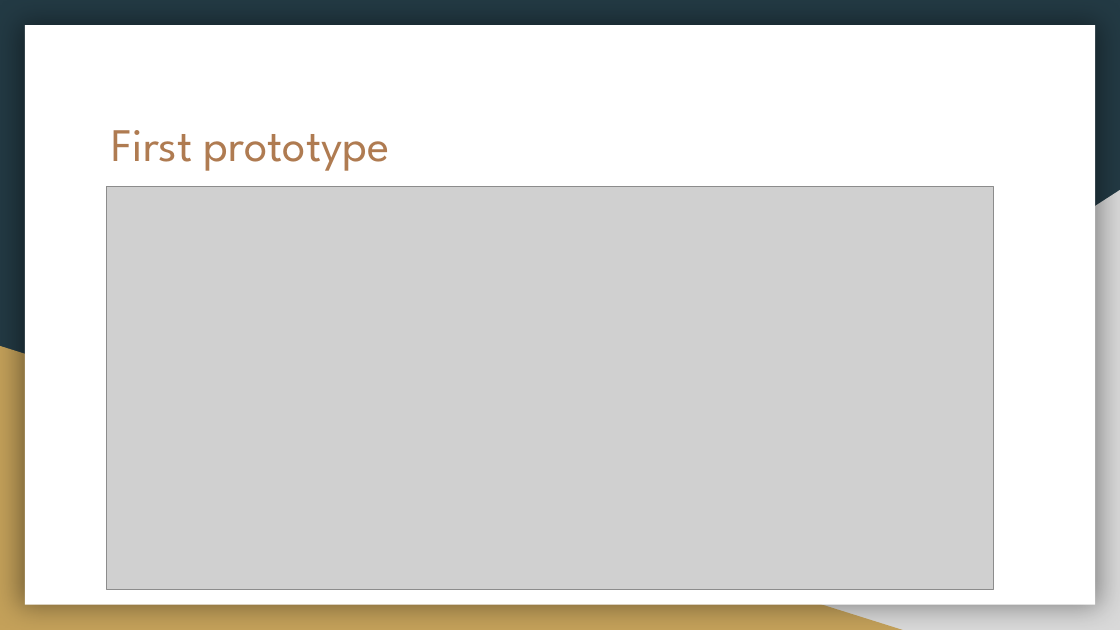
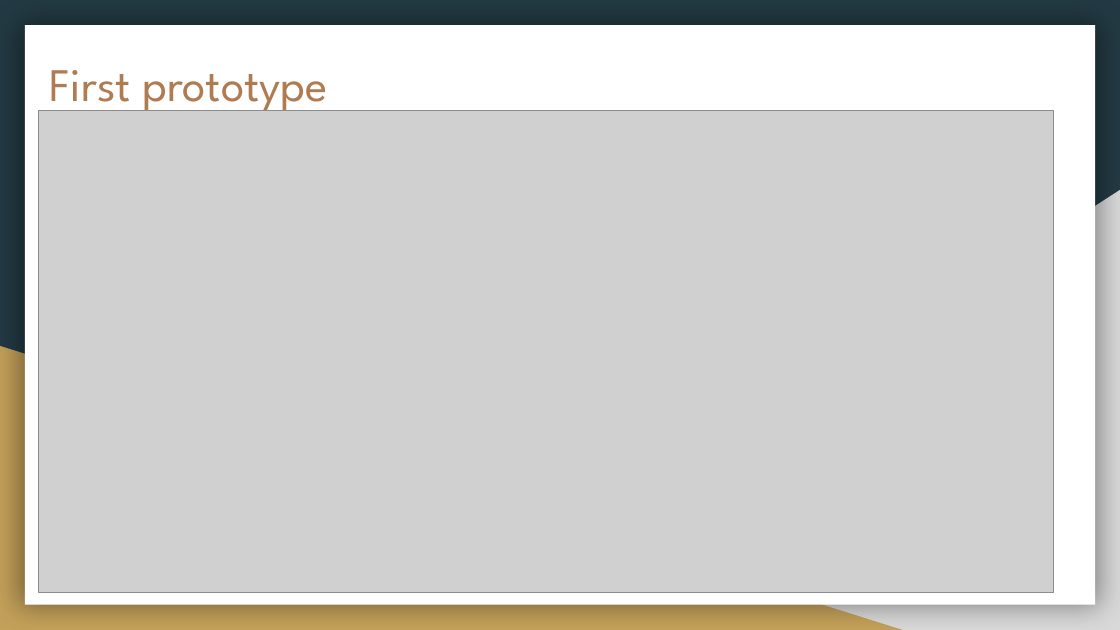
Before and after one commit to dholonakter/Csharp-Traffic-Simulation, a slide deck: slide 7 of First_version_of_the_presentation.pptx. Drawn at 1120x630 pixels with LibreOffice and Linux fonts; fonts in the diff are those of the drawing; grey boxes stand for pictures. Boxes give left, top, right and bottom in pixels: in the first picture for what was removed or moved away, otherwise in the second. Text is boxed around its words. In the diff, an @@ line names an element or a change of style, - is before the commit and + after.

Commit message:
udate of the presentation GUI

```diff
--- a/First_version_of_the_presentation.pptx
+++ b/First_version_of_the_presentation.pptx
@@ title "First prototype" rewrapped from [112, 130, 390, 171] to [50, 70, 328, 115] @@
@@ picture: place and size @@
-picture at [106, 186, 993, 589]
+picture at [38, 110, 1053, 591]
```
Also in this commit, not shown: 12 other files.
